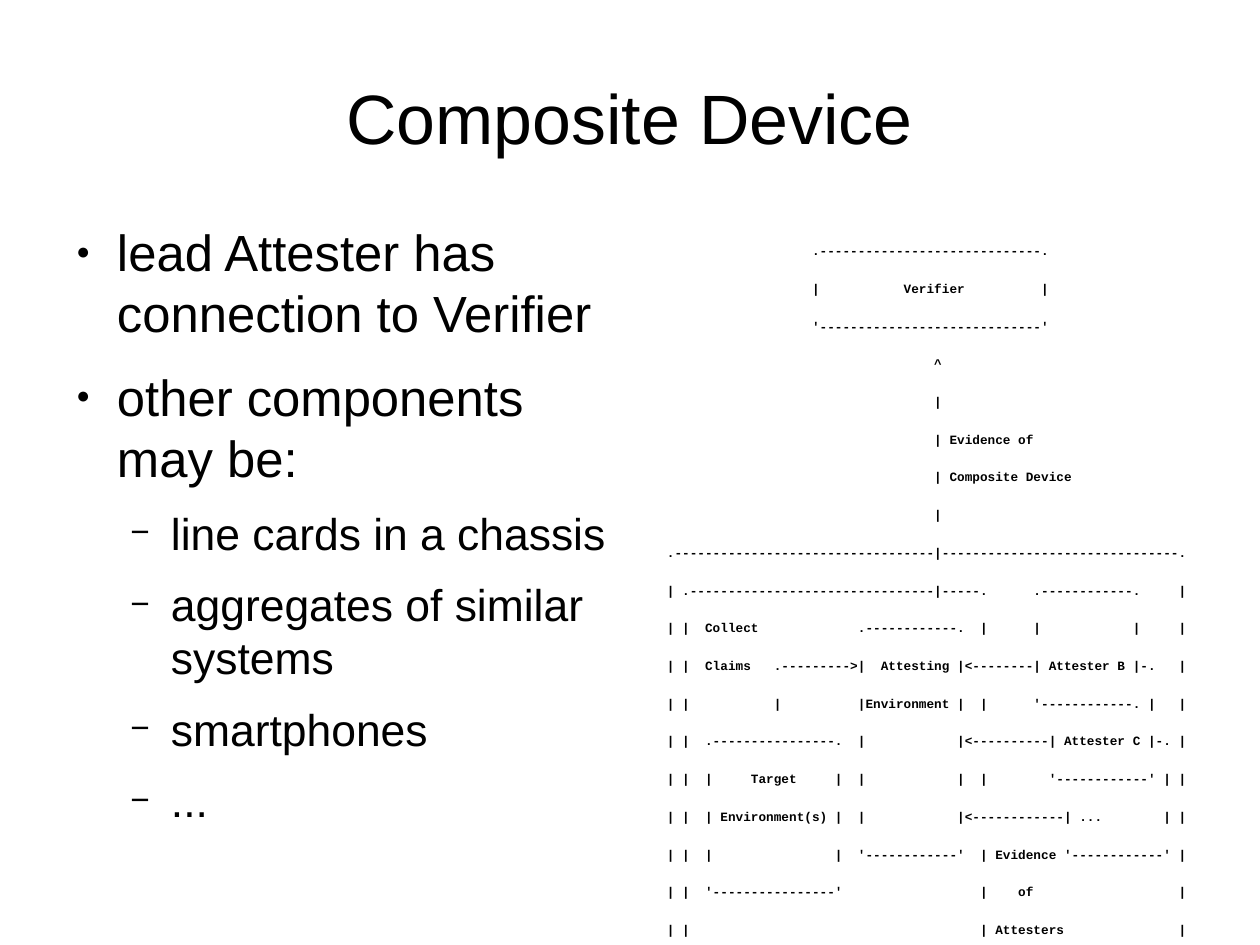
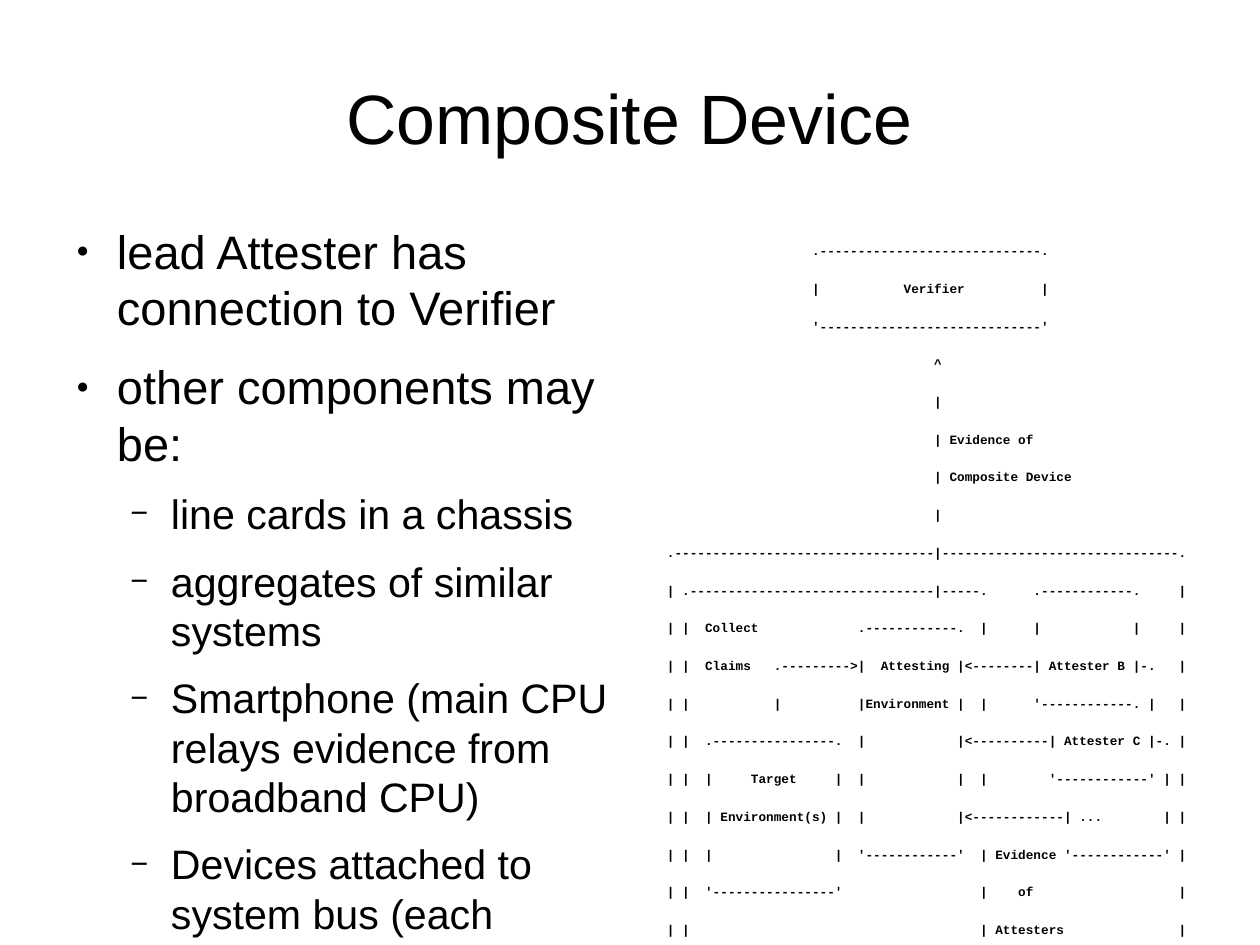
Before and after one commit to ietf-rats-wg/architecture, a slide deck: slide 9 of presentations/2020-ietf107-architecture.odp. Drawn at 1260x945 pixels with LibreOffice and Linux fonts; fonts in the diff are those of the drawing. Boxes give left, top, right and bottom in pixels: in the first picture for what was removed or moved away, otherwise in the second. Text is boxed around its words. In the diff, an @@ line names an element or a change of style, - is before the commit and + after.

```diff
--- a/presentations/2020-ietf107-architecture.odp
+++ b/presentations/2020-ietf107-architecture.odp
@@ text at [117,235,595,654]: size 32 to 29.6 pt in "lead Attester has connection to Verifier", "other components may be:"; size 28 to 25.9 pt in "line cards in a chassis", "aggregates of similar systems", "..." @@
@@ text at [171,683,608,937]: text changed; size 28 to 25.9 pt @@
-  − smartphones
+  − Smartphone (main CPU relays evidence from broadband CPU)
+  − Devices attached to system bus (each device has firmware)
```
Also in this commit, not shown: 7 other slides changed, 2 slides added.
